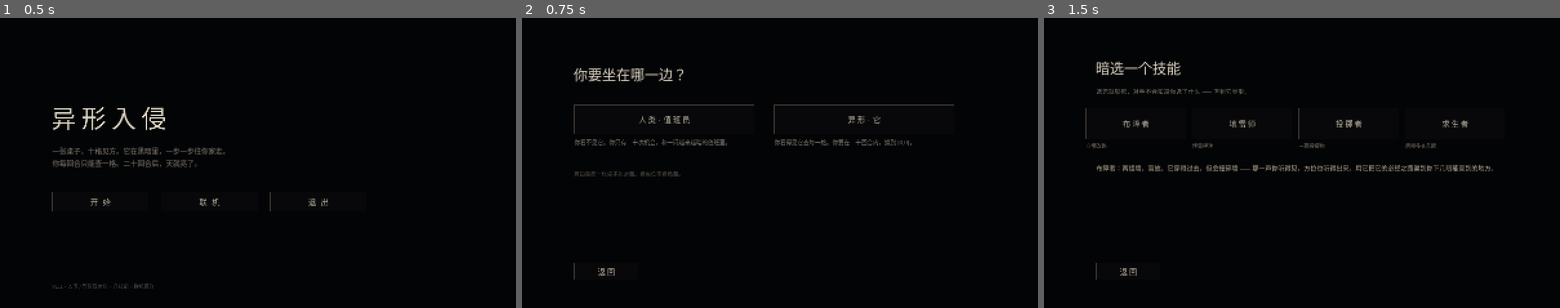
Above: before the commit, frames 1-3 (left to right).
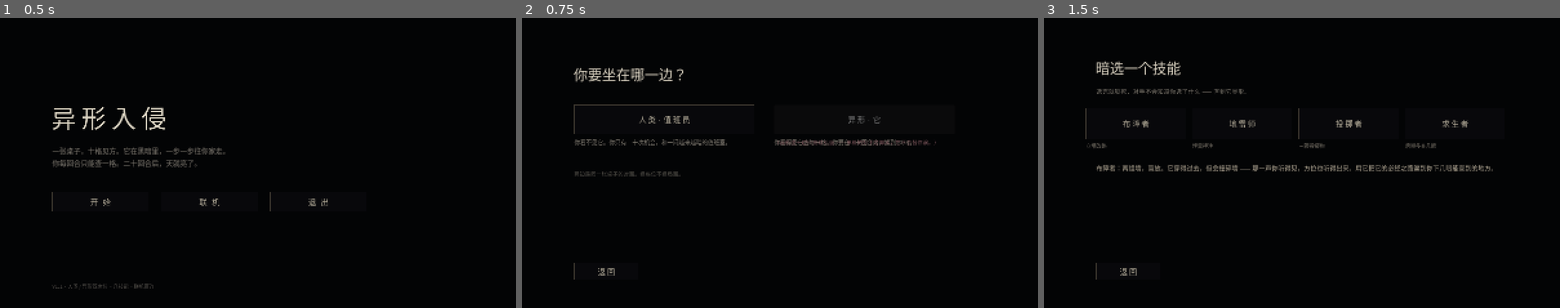
Above: after the commit, the same moments.

Repository: milumilu111/-
Game: Godot game, scene res://menu.tscn
Same seed, same stepped clock (60 frames per second), same inputs: the game is played once before the commit and once after it. Sound files missing from this copy of the repository are replaced by a short silence.
Inputs:
- Up to frame 1 (0.5 s): no input
- Up to frame 2 (0.75 s): click "开 始" at 0.5 s
- Up to frame 3 (1.5 s): click "人 类 · 值 班 员" at 1.25 s

Frame 1 is identical in both runs. In frame 2, 0.4% of the frame differs, in the area x 48-84%, y 29-44%; in frame 3, nothing differs.

Commit message:
亡命追猎：三只脚本异形、各三条命、死后换出生点并清自己足迹；两个基地由玩家各自点选；单机不再能坐异形席

Diff:
--- a/main.gd
+++ b/main.gd
@@ -52,6 +52,8 @@
 			monsters[0]["p"] = v
 var monsters: Array = []          # 每只：{"p": Vector2i, "lives": int, "tr": Dictionary}
 var hunt_base_b := Vector2i(-1, -1)   # 亡命追猎里第二个人类的基地
+var base_phase := false               # 亡命追猎开局「自己点一格当基地」阶段
+var base_pick_count := 0              # 0 还没选 / 1 我的选好了 / 2 两个人的都选好了
 
 var round_no := 1
 var probes_used := 0
@@ -397,6 +399,17 @@
 		_say(Texts.s("seat_opening"))
 		hud_result.modulate.a = 1.0
 		_refresh_hud()
+	if GameConfig.is_hunt():
+		# 亡命追猎：先让玩家点一格当基地，选完再进布防/开局
+		base_phase = true
+		player_turn = false
+		hud_probes.text = "选你的基地 —— 点棋盘上一格"
+		hud_hint.text = "你和另一个人各挑一格；两个据点至少隔 3 格。"
+		_say("先挑个据点。它会从那边的黑暗里摸过来。")
+		hud_result.modulate.a = 1.0
+		_refresh_hud()
+		return
+
 	elif human_skill == GameConfig.HumanSkill.BUILDER or human_skill == GameConfig.HumanSkill.SAPPER:
 		_enter_setup()
 	else:
@@ -1237,7 +1250,9 @@
 		if mb.button_index == MOUSE_BUTTON_LEFT and mb.pressed:
 			if _dismiss_eye_under_cursor(mb.position):
 				return
-			if setup_phase and side == 0:
+			if base_phase:
+				_pick_base(mb.position)
+			elif setup_phase and side == 0:
 				_setup_click(mb.position)
 			elif side == 1:
 				_monster_move_at(mb.position)
@@ -1856,8 +1871,70 @@
 	_survivor_notice()
 
 
+func _spawn_base_marker(cell: Vector2i, is_a: bool) -> void:
+	# 亡命追猎的两处基地：桌面上两盏小灯，亮的就是你要守的地方
+	var root := Node3D.new()
+	root.position = _cell_pos(cell)
+	add_child(root)
+	var mesh := PlaneMesh.new()
+	mesh.size = Vector2(0.235, 0.235)
+	var mat := StandardMaterial3D.new()
+	mat.shading_mode = BaseMaterial3D.SHADING_MODE_UNSHADED
+	mat.transparency = BaseMaterial3D.TRANSPARENCY_ALPHA
+	mat.albedo_color = Color(1.0, 0.55, 0.18, 0.55) if is_a else Color(0.72, 0.52, 1.0, 0.45)
+	var mi := MeshInstance3D.new()
+	mi.mesh = mesh
+	mi.material_override = mat
+	mi.position = Vector3(0, 0.035, 0)
+	root.add_child(mi)
+	var l := OmniLight3D.new()
+	l.light_color = Color(1.0, 0.58, 0.22) if is_a else Color(0.62, 0.48, 1.0)
+	l.light_energy = 0.55
+	l.omni_range = 0.85
+	l.position = Vector3(0, 0.10, 0)
+	root.add_child(l)
+
+
+func _pick_base(mp: Vector2) -> void:
+	# 亡命追猎开局：两个人各自点一格当自己的基地
+	var cell := _cell_at(mp)
+	if cell.x < 0:
+		return
+	if _is_mountain(cell):
+		_say("那儿是山 —— 换一格。")
+		return
+	if base_pick_count == 0:
+		human_home = cell
+		GameConfig.base_a = cell
+		_spawn_base_marker(cell, true)
+		base_pick_count = 1
+		_say("你的据点定了。现在给另一个人挑一格 —— 他守那儿。")
+		hud_probes.text = "选另一个人（B）的基地 —— 点棋盘上一格"
+		return
+	if _cheb(cell, human_home) <= 2:
+		_say("离你自己太近了 —— 两个据点至少隔 3 格。")
+		return
+	hunt_base_b = cell
+	GameConfig.base_b = cell
+	_spawn_base_marker(cell, false)
+	base_pick_count = 2
+	base_phase = false
+	# 基地定了，重新给三只异形发位置（不能贴着基地刷）
+	_init_monsters()
+	_refresh_hud()
+	_after_base_pick()
+
+
+func _after_base_pick() -> void:
+	_say("基地定了 —— 你在这儿，另一边在 (%d, %d)。" % [hunt_base_b.x, hunt_base_b.y])
+	if human_skill == GameConfig.HumanSkill.BUILDER or human_skill == GameConfig.HumanSkill.SAPPER:
+		_enter_setup()
+	else:
+		player_turn = true
+		_say(Texts.s("turn_you"))
+
+
 func _nearest_base(from: Vector2i) -> Vector2i:
-	# 三只异形各自扑最近的那个基地
 	if hunt_base_b == Vector2i(-1, -1):
 		return human_home
 	var da := absi(from.x - human_home.x) + absi(from.y - human_home.y)
@@ -1886,8 +1963,8 @@
 	for i in monsters.size():
 		var m: Dictionary = monsters[i]
 		var target := _nearest_base(m["p"])
-		# 它们慢，但是一直在靠近：隔一回合走一步（否则人类一轮一次行动根本追不上）
-		var steps := 1 if round_no % 2 == 1 else 0
+		# 三只异形每回合各走一步（跟普通模式一样的速度）
+		var steps := 1
 		for s in steps:
 			if ended:
 				return
@@ -2429,6 +2506,13 @@
 	if GameConfig.is_host() and not _applying_snapshot:
 		_broadcast()
 	_update_round_hud()
+	if base_phase:
+		if base_pick_count == 0:
+			hud_probes.text = "选你的基地 —— 点棋盘上一格"
+		else:
+			hud_probes.text = "选另一个人（B）的基地 —— 点棋盘上一格"
+		hud_hint.text = "你和另一个人各挑一格；两个据点至少隔 3 格。"
+		return
 	hud_probes.text = "已探查 %d 次  ·  剩 %d 次机会" % [probes_used, max_rounds - probes_used]
 	if GameConfig.is_hunt() and not setup_phase:
 		var alive := 0
--- a/menu.gd
+++ b/menu.gd
@@ -227,6 +227,19 @@
 
 	_label("两边是同一张桌子的对面。换座位不换局面。", 17, Color(0.34, 0.33, 0.30), Vector2(162, 470), 900)
 
+	# 单机没有「扮演异形打人类脚本」了：那半边只有联机能坐
+	if not GameConfig.is_online():
+		side_btn_b.disabled = true
+		_label("（异形这一边只能联机坐 —— 单机的对手是脚本，它不会替你演。）",
+			17, Color(0.52, 0.36, 0.38), Vector2(782, 372), 560)
+
+	# 亡命追猎是两个人打三只脚本异形：两边都必须是人类
+	if GameConfig.is_hunt():
+		side_btn_b.disabled = true
+		side_btn_a.text = "人 类 · 值 班 员（亡命追猎）"
+		_label("亡命追猎：两个人各守一个据点，桌上会同时有三只。",
+			18, Color(0.60, 0.52, 0.55), Vector2(162, 500), 900)
+
 	if GameConfig.is_online() and GameConfig.is_guest():
 		# 客机不能挑边，得等房主 —— 不说明的话，两边都点不动会像卡住
 		_label("对面正在挑边 —— 他选完，你就自动进下一步。", 18, Color(0.60, 0.52, 0.55), Vector2(162, 520), 900)
Binary file added: docs/hunt.png
Binary file added: docs/hunt_base.png
Binary file added: docs/hunt_live.png
